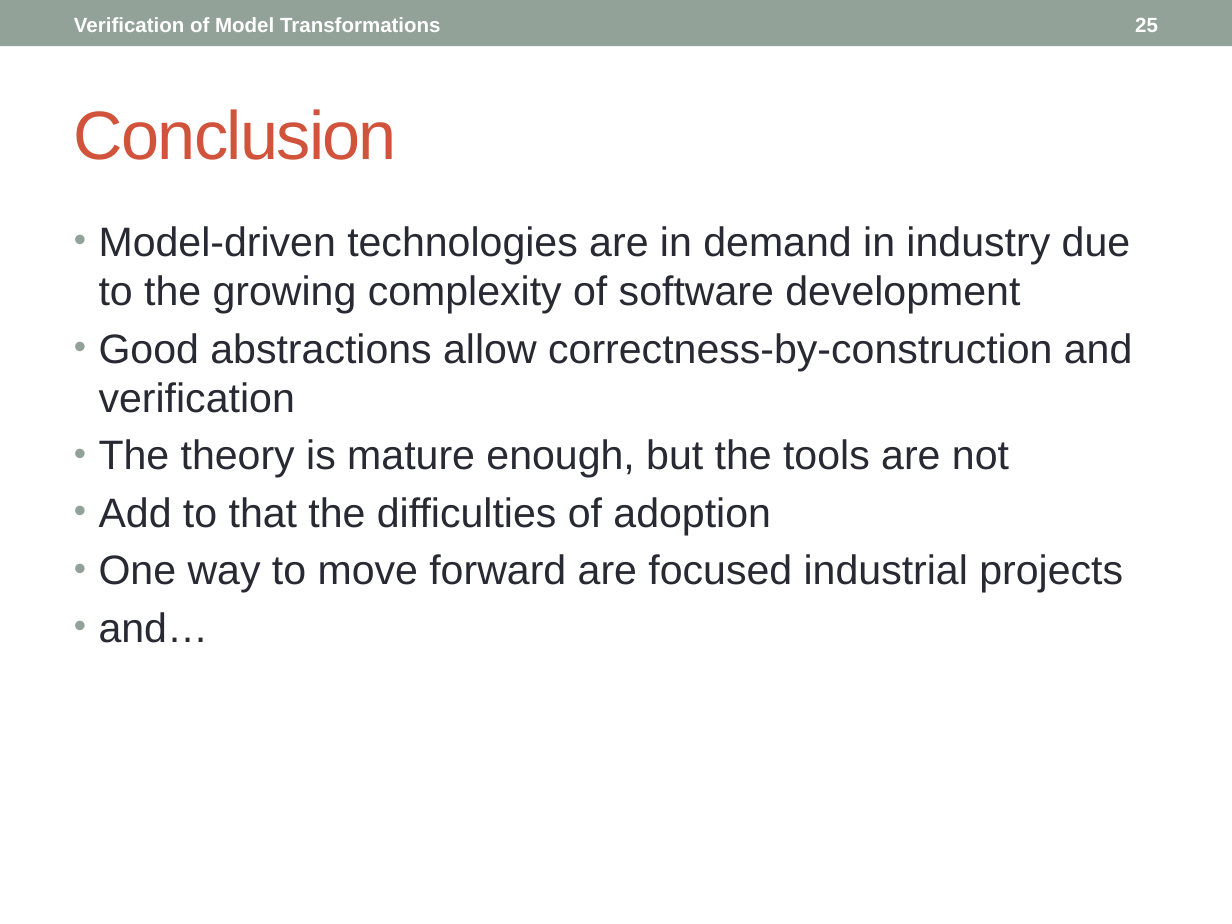
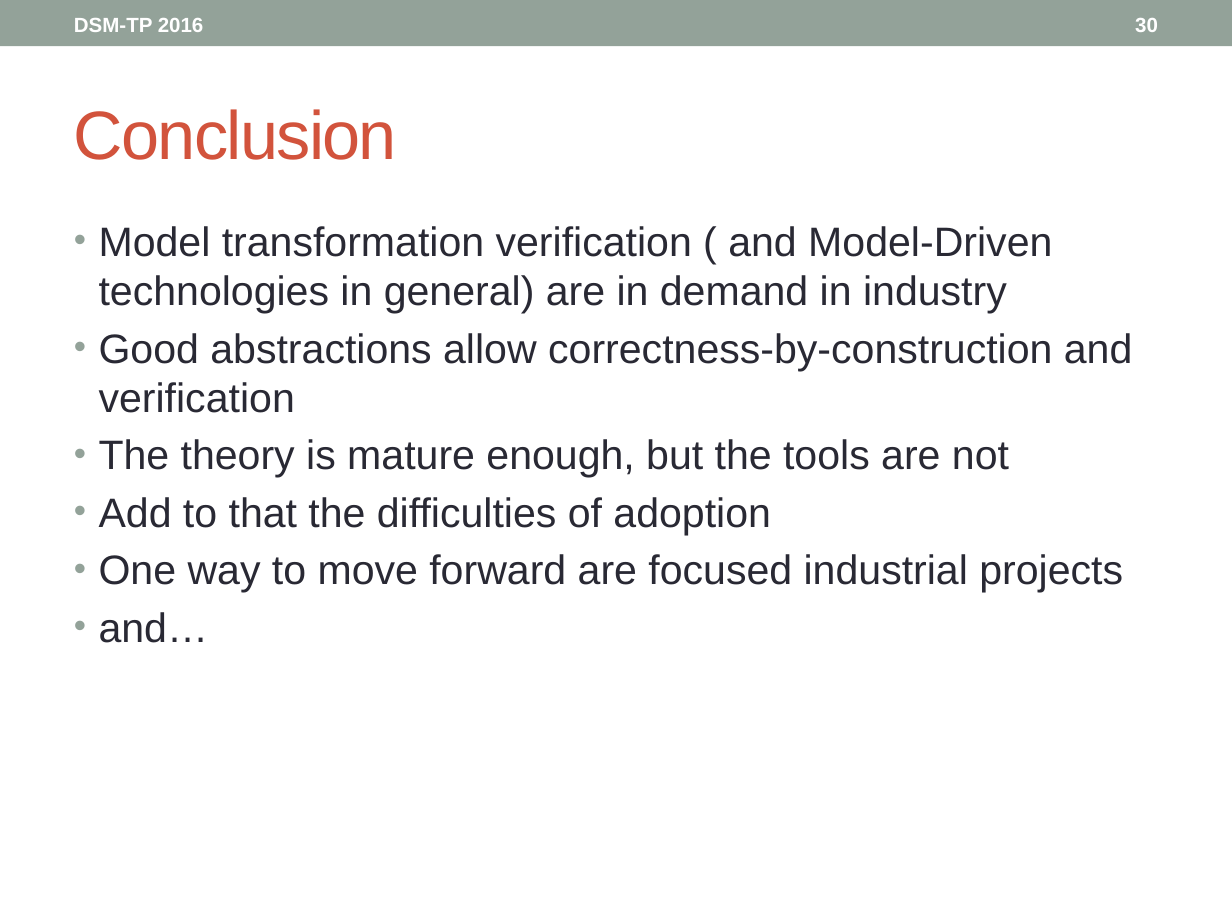
Before and after one commit to levilucio/SyVOLTDocuments, a slide deck: slide 30 of presentations/DSM-TP_2016.pptx (slide 25 before the commit). Drawn at 1232x924 pixels with LibreOffice and Linux fonts; fonts in the diff are those of the drawing. Boxes give left, top, right and bottom in pixels: in the first picture for what was removed or moved away, otherwise in the second. Text is boxed around its words. In the diff, an @@ line names an element or a change of style, - is before the commit and + after.

Commit message:
final version of the DSM-TP presentation

```diff
--- a/presentations/DSM-TP_2016.pptx
+++ b/presentations/DSM-TP_2016.pptx
@@ text at <box>74,18,204,32</box>: text changed @@
-Verification of Model Transformations
+DSM-TP 2016
@@ page number at <box>1135,18,1158,32</box>: text changed @@
-25
+30
@@ text at <box>99,226,1052,313</box>: text changed @@
-• Model-driven technologies are in demand in industry due to the growing complexity of software development
+• Model transformation verification ( and Model-Driven technologies in general) are in demand in industry
```
Also in this commit, not shown: 25 other slides changed, 8 slides added.
